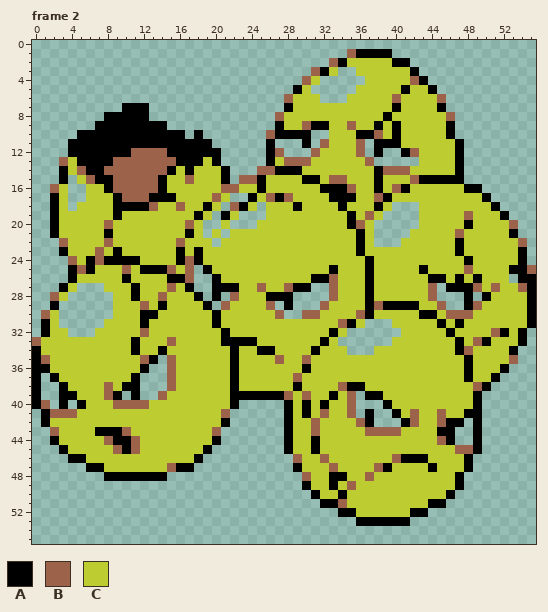
Animated GIF sprite -- public/sprites/pokemon/exeggcute/shiny_front_animated.gif. This is how it looked before the edit.
The file is 56x56 pixels, 7 frames. Shown: frame 2. The commit also changed other frames, which this record leaves out.
Palette (. is transparent): A #000000  B #9c624a  C #bdcd31
Pixels before, frame 2 (only the part around the change), first column x 0:
 0 ........................................................
 1 ...................................BAAAA................
 2 .................................BACCCCCAA..............
 3 ...............................BAC..CCCCCCA.............
 4 ..............................BC.....CCCCCBA............
 5 .............................AC.....CCCCCACCA...........
 6 ............................BCCC...CCCCCBCCCCB..........
 7 ..........AAA...............ACCCCCCCCCCCACCCCA..........
 8 ........AAAAA..............BCCCCCCCCCCCACCCCCCB.........
 9 .......AAAAAAAA............ACCBAACCBCCACACCCCCA.........
10 .....AAAAAAAAAAAA.A.......BAAAA..CCCAABCACCCCCA.........
11 ....AAAAAAAAAAAAAAAA......A...A.BCCCB.AAACCCCCCA........
12 ....AAAAAAABBBBAAAAAA.....AB...BCCCCB.A..ABCCCCA........
13 ...BCAAAABBBBBBBAAACA.....ACBBBCCCCCCB.....CCCCA........
14 ...ACBAABBBBBBBACACCCA...BBAAACCCCCCCCABBBCCCCCA........
15 ...A.CBAABBBBBACCBCCCA.BBACCCCAACBBCCCACCCBAAAAA........
16 ..BC..CCABBBBBACCCCCCBBCCACCCCCCAAABCCACBACCCCCCAA......
17 ..AC..CCCABBBAAACCCCBC..ACBABCCCCAAACCBACCCCCCCCCCA.....
18 ..AC.CCCCAAAABCCBCCAC.BAC.CCCACCCCACCCAC...CCCCCCCCA....
19 ..ACCCCCCACCCCCCCCAC.AC...CCCCCCCCCACBC....CCCCCBCCCA...
20 ..ACCCCCBCCCCCCCCBC..C...CCCCCCCCCCABC.....CCCCCACCCCB..
21 ..ACCCCCACCCCCCCCAC.C.CCCCCCCCCCCCCCAC....CCCCCBCCCCCA..
22 ...BCCCCBCCCCCCCBCCC.CCCCCCCCCCCCCCCAC...CCCCCCACCCCCCB.
23 ...ACCCBCACCCCCCACACCCCCCCCCCCCCCCCCACCCCCCCCCCACCCCCCA.
24 ....BCABAAAACCCCABACCCCCCCCCCCCCCCCCCACCCCCCCCCCACCCCCA.
25 ....ABACCCBCAAABCB.ACCCCCCCCCCCCCACCCACCCCCACCCCBCCCCAAB
26 ....ACCCCCACCCCAAB..ACCCCCCCCCCAABCCCACCCCCCAACACACCC.AA
27 ...AC...CCCACCCBCA..AAACCBCCBAA..BCCCACCCCCCB.AAABCBCCBA
28 ..BC.....CCACCBCCCA.A.BCCCAAA....BCCCACCCCCCB...A.ACCCCA
29 ..A......CCCBCACCCCA.BCCCCB.A...BCCCCABAAAACCB..ABCCCCCA
30 .BC......CCCAACCCCCCACCCCCCB..BBCCCCBACCCCCAACBBBCCCCCCA
31 .AC.....CCCCACCCCCCCACCCCCCCCCCCCCBAC...CCCCCACACCCCCCCA
32 .ACC...CCCCCBCCCCCCCCACCCCCCCCCCCAC......CCCCCACCCCBACA.
33 BCCCCCCCCCCACCCBCCCCCAAAACCCCCCCAC......CCCCCCCACBACCCA.
34 ACCCCCCCCCCACCACCCCCCCACCAACCCCACCC...CCCCCCCCCABCCCCA..
35 ABCCCCCCCCCCBA.BCCCCCCACCCCBCCBCCCCCCCCCCCCCCCCCACCCCB..
36 AACCCCCCCCCCA..BCCCCCCACCCCCCCACCCCCCCCCCCCCCCCCACCCA...
37 A.ACCCCCCCCA...BCCCCCCACCCCCCBCCCCCCCCCCCCCCCCCCACCA....
38 A..ACCCCBCAA...BCCCCCCACCCCCCACCCCBAACCCCCCCCCCCCBA.....
39 A..AACCCBA.A..BCCCCCCCAAAAAABCBCCACB.AACCCCCCCCCCA......
40 AB.A.ACCCBBBBCCCCCCCCCA.....ACACACCB...ACCCCCCCCCA......
41 .ABBBCCCCCCCCCCCCCCCCB......ACACBCCB.A..ACBCCBCCAA......
42 .ACCCCCCCCCCCCCCCCCCCA......ACCBCCCCBA...ABCCBAA.A......
43 ..BCCCCAAABCCCCCCCCCB.......ACCBCCCCCBBBBCCCCAA..A......
44 ..ACCCCCBAABCCCCCCCCA.......ACCACCCCCCCCCCCCCBA..A......
45 ...ACCCCCBABCCCCCCCA........ACCACCCCCCCCCCCCCCCBBA......
46 ....AACCCCCCCCCCCCA..........BCCBCCCCCCCBAAACCCCA.......
47 ......AACCCCCCCBAA...........ACCCBCCCCBACCCCACCCA.......
48 ........AAAAAAA...............BCCAACCBCCCCCCCCCA........
49 ..............................ACCACBCCCCCCCCCCCA........
50 ...............................ACCACCCCCCCCCCCA.........
51 ................................AABCCCCCCCCCAA..........
52 ..................................AACCCCCCAA............
53 ....................................AAAAAA..............
54 ........................................................
55 ........................................................
Now the later version:
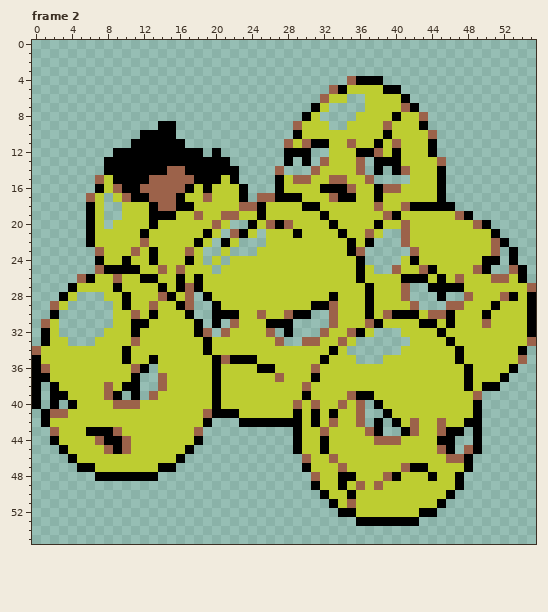
The edit:
Changed rows in their new state; - is an unchanged pixel.
Frame 2:
first column x 0:
 1 -----------------------------------.....----------------
 2 ---------------------------------.........--------------
 3 -------------------------------...--.......-------------
 4 ------------------------------..---BAAA.....------------
 5 -----------------------------..--BAC---AA....-----------
 6 ----------------------------....BCC..---CA....----------
 7 ----------...---------------...A-....---CBA...----------
 8 --------.....--------------...A-....---CA--B...---------
 9 -------.......-A-----------..BCCC..C--CBC--A...---------
10 -----.......----.-.-------...-CCC---CCCAC---B..---------
11 ----.......------...------.-BCBAA--BCC-CB---A...--------
12 ----.....--AAAA----.------..AAA..---AABCACC-A...--------
13 ---.....-AAAAAAA---A-A----..A.A.B---B.AAACC--B..--------
14 ---.....AAAAAAABB-AAA-A--..B...B----B.-.A----A..--------
15 ---.-..BCAAAA-BBB-AAACA....A-BBC-----B....CCC-..--------
16 --..--.AC-AA--BBBA-A-CCA...A-----------B-C---A....------
17 --..--B-.C-AABBBA--BC-CA.B--AA---B----AC-----A.....-----
18 --..-.A-..CCCABBAA-C-CCBBA---CAA--C---B-CBAAAAA.....----
19 --....A-..---AAA--B-CBBCCA------A--C-C-BACC----BA....---
20 --....A-.----A---C-CB---A-BAB----A-CC-ACCBC-----CBA...--
21 --....A-C---A----C-A--BA-.---A----A-CBC--B-----C---A..--
22 ---...A-C---B---C-A--A-...---------ACA---B-----C---BA..-
23 ---....--C-B-A--CBC..-...----------AB.....B----C---B.A.-
24 ----...ACC-C-A--CAC.-.--------------A....-A-----C-AA.A.-
25 ----...BAAAACCBCBCCC.------------C--AC..B--BA---CBA..B-.
26 ----.BA--BC-AA-C-CACC----------CCC--AC---AAAC--B-C-BBC-.
27 ---.ACCC-A-C--ACABACCCC--C--CCCCCC-------B..AA--CC-C--CB
28 --.AC---C-AC---A-B.ACCC---CCCCCCCA-------B...A--BCC-BA--
29 --BC------A-CBC-AB..AC----CCCCCAAB----CCCCB...BBCC-A----
30 -.A--------BC----A..-AA--B-CBAA..B--C--BAAACBBACC-A-----
31 -B------.--A------A.-.B---AAA....BCC-BAC---AACAC--B-----
32 ---.---.---AC-----AB.B----B.A...BC-BAC-------AC----CC-CA
33 .A--...----B---C---A-CCCC--B..BBC-BC----..----AC-CC---CB
34 B---------AC--C----A--C--CC----C-A----...-------C----CA-
35 -C--------A-C-CC----AB-AA--C--C-A---...--------AC----CB-
36 -B---------B--CC----A-C--AA---CB--------------------CA--
37 -AC-----------BC----A-C----B-C-A-------------------CA---
38 --AC----------BC----A-C------CB---CCC-----------AC-A----
39 --A-C--------BC-----A-CCCCCCC-A--C--A-C----------B------
40 -.A.AC------C-------A-CCCCCCCBCBC-BCB-AC----------------
41 ----C--------------BAAACCCCCCACACA-CB.-AC-C--C--C-------
42 -------------------A..-AAAAA-A-A-B---.A-AC----CCA-------
43 ------A--BC-------B..-------.A-CB-----A..AB--B-A--------
44 -------BA-BC------A..-------.A-CA-----BBB----A----------
45 --------BABC-----A..--------.A-CA------------BA.--------
46 -----C----------A..----------.B-CB------CCCC--BB--------
47 -----A-C------AA..-----------.A--CB---CC-BAAC-----------
48 -------A------.---------------.B-C-A-C-BA---A-----------
49 ------------------------------.A-CACB-B-----------------
50 -------------------------------.A-CA--------------------
51 --------------------------------.-CB--------C-----------
52 ------------------------------------------C-A-----------
53 ------------------------------------------A-------------
Where, in picture pixels (left, top, right, bottom), the same in both pictures:
changed: (32, 49, 536, 526)
